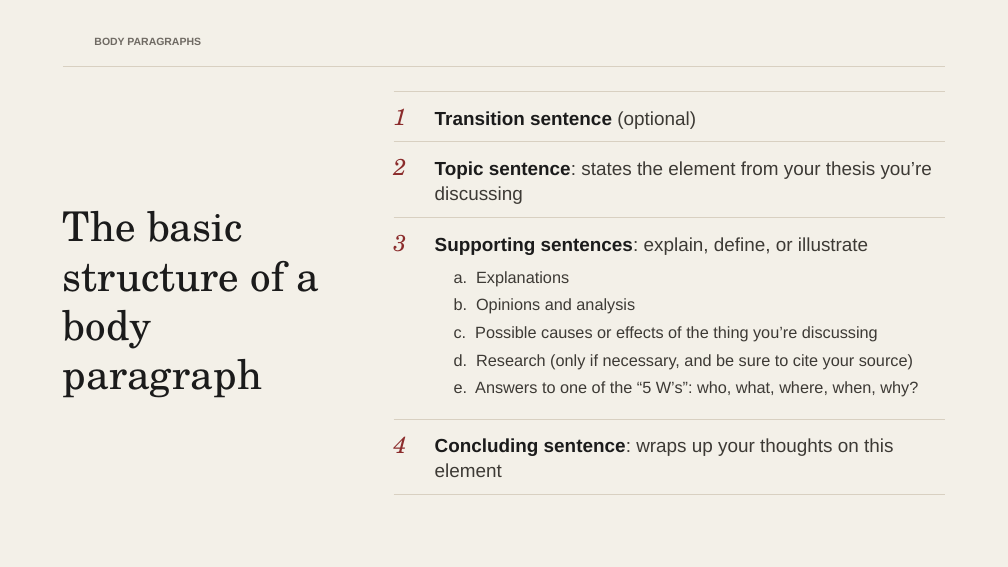
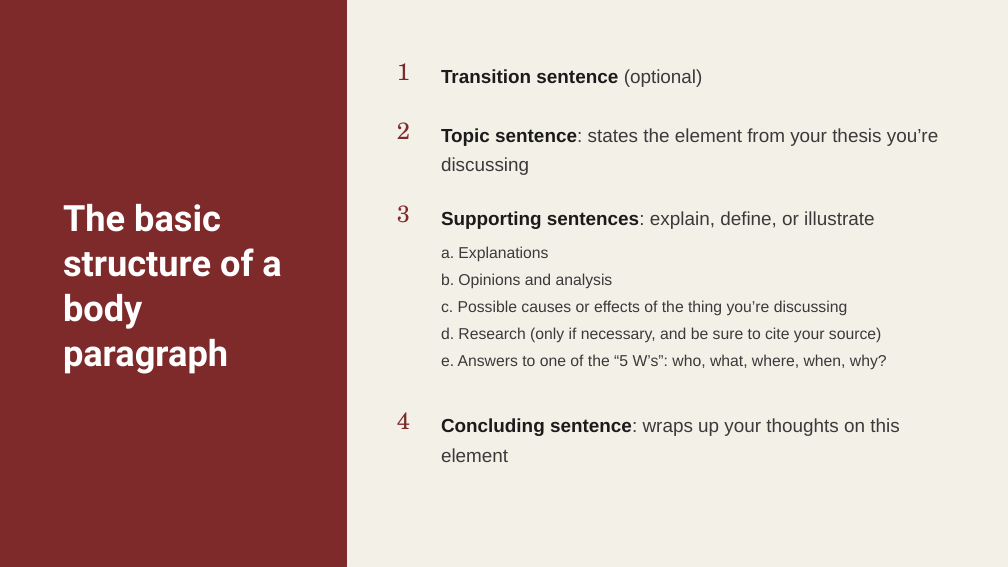
Before and after one commit to The-Connell-School/yawp, a slide deck: slide 21 of services/web-app/public/courses/thesis-driven-essay/05-body-paragraphs.pptx. Drawn at 1008x567 pixels with LibreOffice and Linux fonts; fonts in the diff are those of the drawing; background and template pictures are left out. Boxes give left, top, right and bottom in pixels: in the first picture for what was removed or moved away, otherwise in the second. Text is boxed around its words. In the diff, an @@ line names an element or a change of style, - is before the commit and + after.

```diff
--- a/services/web-app/public/courses/thesis-driven-essay/05-body-paragraphs.pptx
+++ b/services/web-app/public/courses/thesis-driven-essay/05-body-paragraphs.pptx
@@ rectangle added at (0,0,346,567), fill #7E2A2A, outline #7E2A2A 1 pt @@
@@ text removed at (94,38,201,45) @@
-BODY PARAGRAPHS
@@ size 22 to 22.5 pt, text colour #8B2C2C to #7E2A2A, italic off; line spacing 1 to 1.05 in 4 elements at (397,412,410,429), (397,205,410,223), (397,122,410,139), (397,63,410,80) @@
@@ text "1": place and size @@
-text "1" at (394,108,407,125)
+text "1" at (397,63,410,80)
@@ text "Transition sentence (optional)": place and size @@
-text "Transition sentence (optional)" at (435,111,696,129)
+text "Transition sentence (optional)" at (441,69,703,87)
@@ text "Transition sentence (optional)" at (441,69,703,87): text colour #3D3A35 to #3A3A3A in "(optional)"; line spacing 1.1 to 1.3 @@
@@ text "The basic structure of a ...": place and size @@
-text "The basic structure of a ..." at (63,211,319,398)
+text "The basic structure of a ..." at (63,204,281,374)
@@ text "The basic structure of a ..." at (63,204,281,374): size 39 to 34.5 pt, font TeX Gyre Schola to Roboto, text colour #1B1B1B to #FFFFFF, bold on; line spacing 1 to 1.04 @@
@@ line removed from (63, 67) to (945, 67) @@
@@ line removed from (394, 91) to (945, 91) @@
@@ text "2": place and size @@
-text "2" at (394,159,407,175)
+text "2" at (397,122,410,139)
@@ text "Topic sentence: states the element ...": place and size @@
-text "Topic sentence: states the element ..." at (435,161,932,204)
+text "Topic sentence: states the element ..." at (441,128,938,175)
@@ text "Topic sentence: states the element ..." at (441,128,938,175): text colour #3D3A35 to #3A3A3A in "sentence: states the element from your thesis ..."; line spacing 1.1 to 1.3 @@
@@ line removed from (394, 142) to (945, 142) @@
@@ text "3": place and size @@
-text "3" at (394,235,407,252)
+text "3" at (397,205,410,223)
@@ text "Supporting sentences: explain, define, or ...": place and size @@
-text "Supporting sentences: explain, define, or ..." at (454,271,918,397)
+text "Supporting sentences: explain, define, or ..." at (441,211,887,370)
@@ line removed from (394, 218) to (945, 218) @@
@@ text removed at (435,237,868,255) @@
-Supporting sentences: explain, define, or illustrate
@@ text at (441,211,874,229): paragraph added @@
+Supporting sentences: explain, define, or illustrate
@@ text at (441,246,887,370): size 15.5 to 15 pt, text colour #3D3A35 to #3A3A3A in "a. Explanations", "b. Opinions and analysis", "c. Possible causes or effects of the ...", "d. Research (only if necessary, and be ..." and 1 more places; line spacing 1.2 to 1.35; more space between paragraphs; less space between paragraphs @@
@@ line removed from (394, 419) to (945, 419) @@
@@ text "4": place and size @@
-text "4" at (394,436,407,453)
+text "4" at (397,412,410,429)
@@ text "Concluding sentence: wraps up your ...": place and size @@
-text "Concluding sentence: wraps up your ..." at (435,438,893,477)
+text "Concluding sentence: wraps up your ..." at (441,418,899,462)
@@ text "Concluding sentence: wraps up your ..." at (441,418,899,462): text colour #3D3A35 to #3A3A3A in "sentence: wraps up your thoughts on this ..."; line spacing 1.1 to 1.3 @@
@@ line removed from (394, 495) to (945, 495) @@
```
Also in this commit, not shown: 28 other slides changed, 10 other files.
